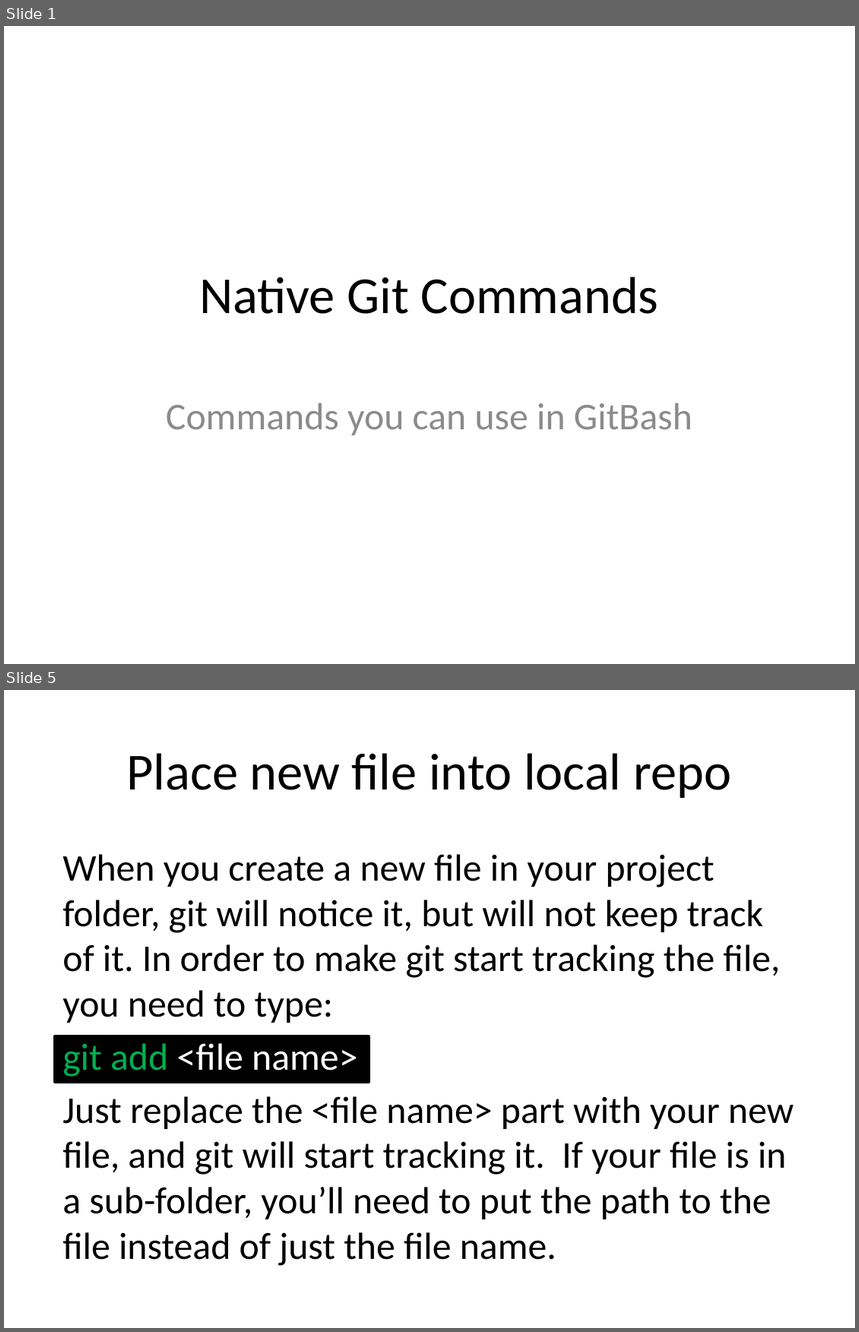
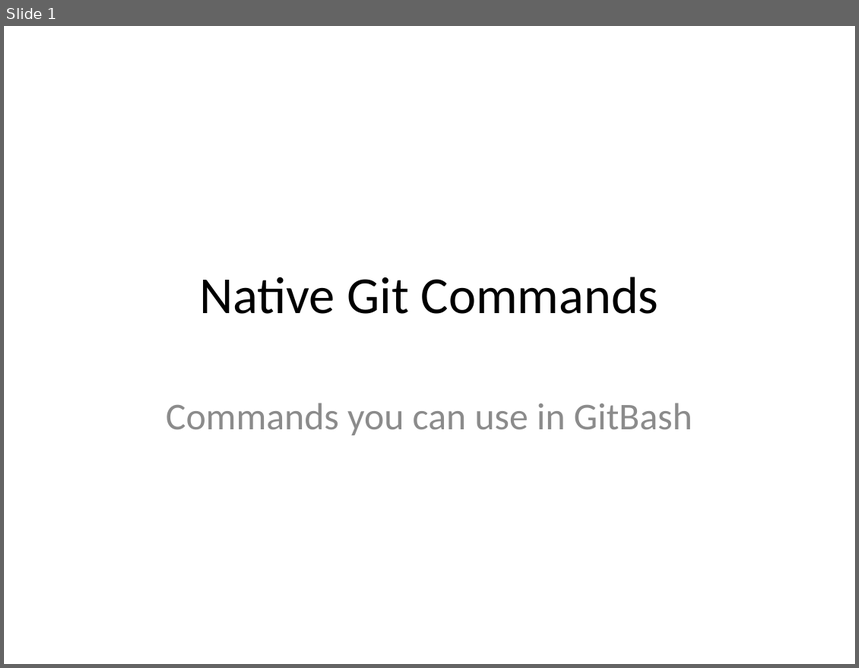
Before and after one commit to JaceTan/programming-notes, a slide deck: Github Commands.pptx. Shown one above the other, each under a label of ours: slides 1 and 5 before the commit, slide 1 after it; the slides between them are not shown. The pictures are 859x1332 and 859x668 pixels, drawn with LibreOffice and Linux fonts; fonts in the diff are those of the drawing. Boxes give left, top, right and bottom in pixels: in the first picture for what was removed or moved away, otherwise in the second. Text is boxed around its words. In the diff, an @@ line names an element or a change of style, - is before the commit and + after.

Commit message:
changed the titles within the ppt files

```diff
--- a/Github Commands.pptx
+++ b/Github Commands.pptx
@@ slide 5 removed at <box>4,690,855,1328</box>, background #FFFFFF @@
@@ title removed at <box>127,753,731,798</box> @@
-Place new file into local repo
@@ text removed at <box>63,854,794,1266</box> @@
-When you create a new file in your project folder, git will notice it, but will not keep track of it. In order to make git start tracking the file, you need to type:
-git add <file name>
-Just replace the <file name> part with your new file, and git will start tracking it. If your file is in a sub-folder, you’ll need to put the path to the file instead of just the file name.
@@ rectangle removed at <box>54,1036,369,1082</box> @@
```
Also in this commit, not shown: 1 slide changed, 4 slides added, 12 other slides removed, 4 other files.
